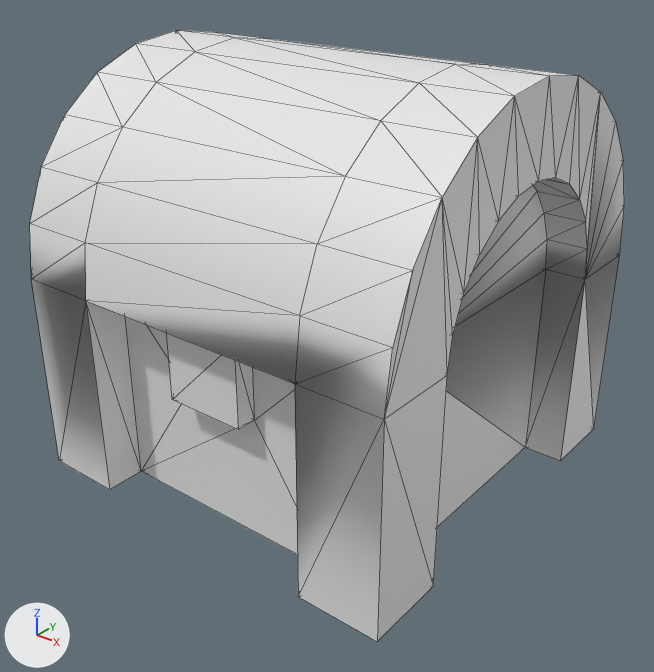
Two versions of the OBJ model assets/models/chest.obj, one commit apart.
Before and after are seen from a 50 mm lens placed at (0.281, -0.359, 0.292), pointed at (0.007, -0.015, 0.079). The lights are fixed; the arrows at lower left show +X, +Y and +Z. The picture after the commit comes second. Mesh edges are drawn as thin lines. Where no turn or scale is listed for an object, it has been applied to the vertices.

In view in the first picture: 'chest'.
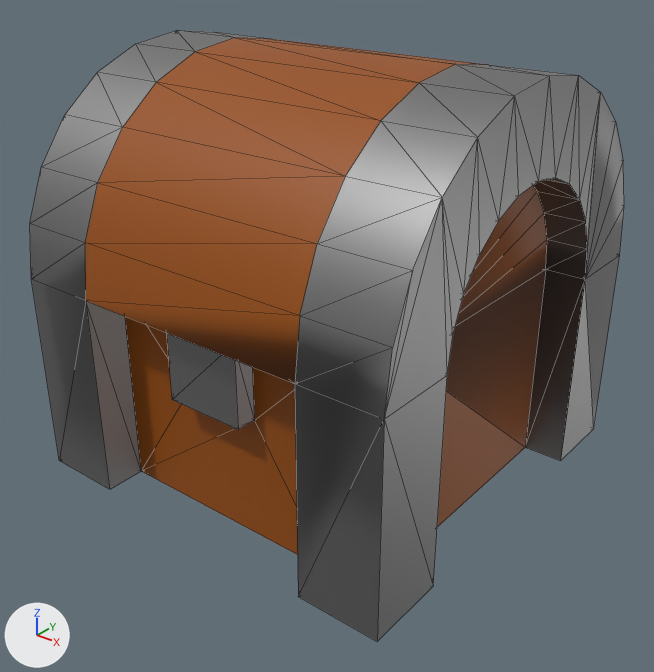
The newer file is also rescaled (x8.031) as a whole; pictures and numbers use the older file's frame.

The edits, one by one:
Material 'wood' (mat_wood) changes colour from white #e7e7e7 to brown #994f00; in linear values from (0.8, 0.8, 0.8) to (0.317, 0.0773, 0.0).
Material 'metal' (mat_metal) changes colour from white #e7e7e7 to grey #969696; in linear values from (0.8, 0.8, 0.8) to (0.305, 0.305, 0.305).
In material 'metal' (mat_metal), metallic goes from 0.0 to 1.0.

Location of each change, (x1, y1, x2, y2) in pixels of the pictures (654 x 672 px):
'chest', recoloured, surface changed (darker)
    both: (30, 30, 624, 641)
